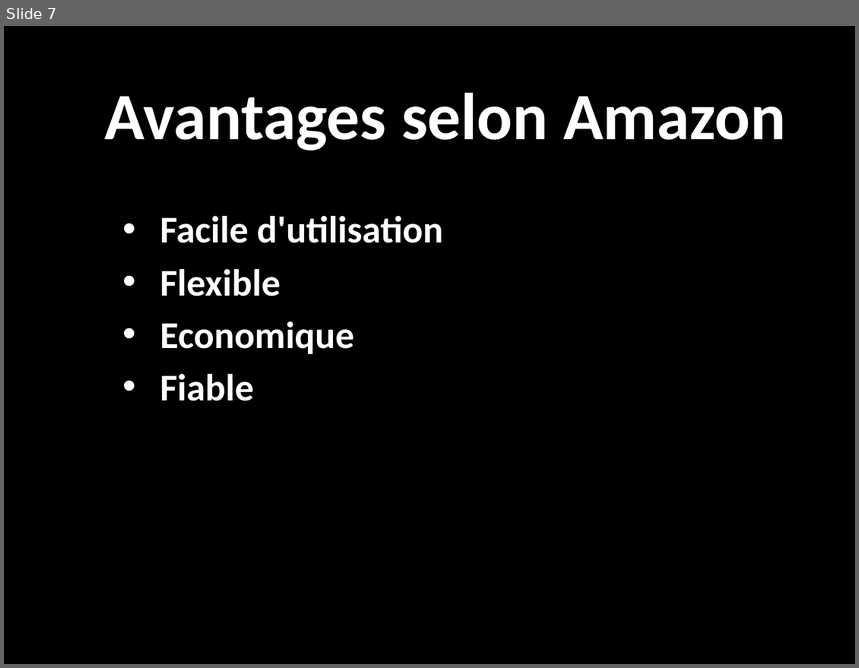
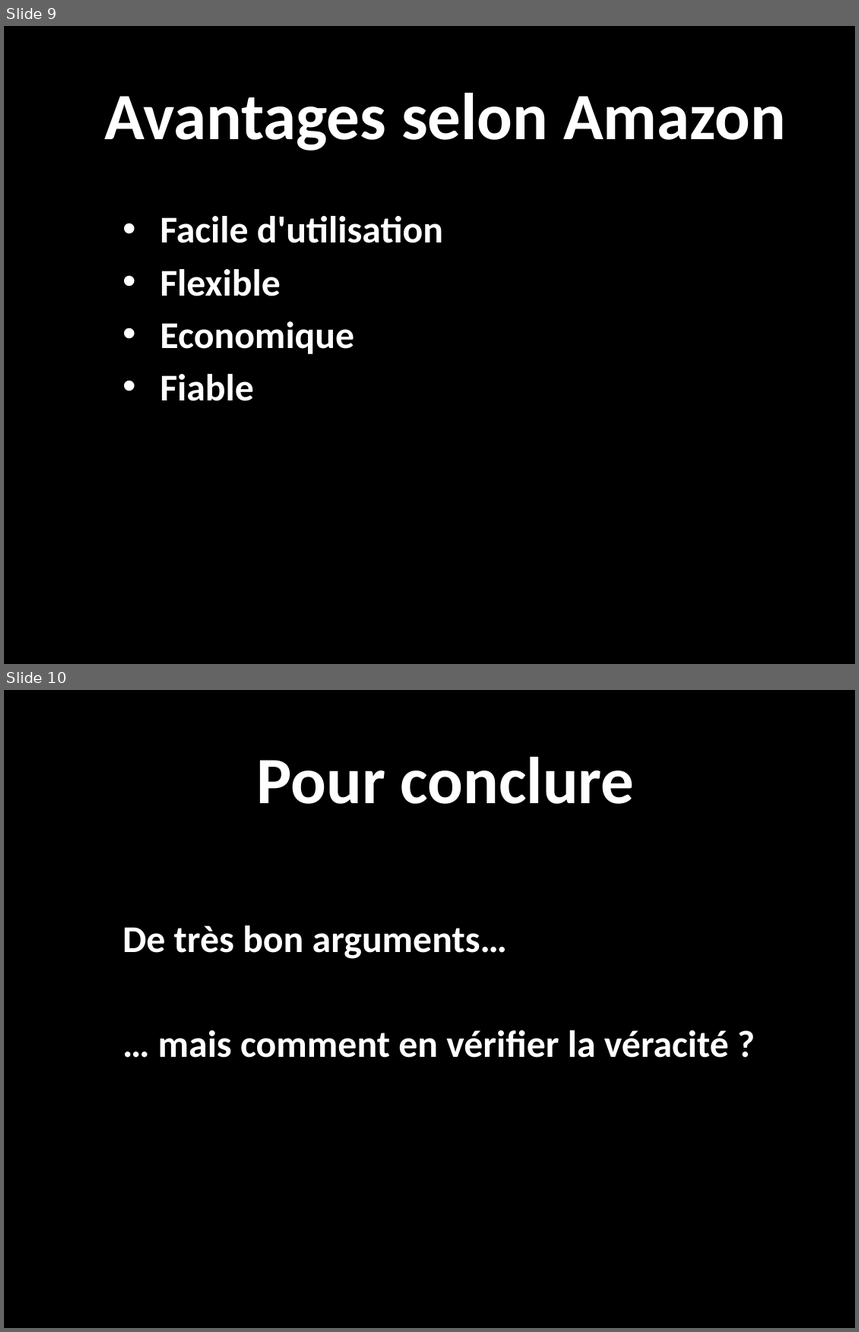
Before and after one commit to romfret/TLC, a slide deck: AWS - Media Hosting.pptx. Shown one above the other, each under a label of ours: slide 7 before the commit, slides 9 and 10 after it. The pictures are 859x668 and 859x1332 pixels, drawn with LibreOffice and Linux fonts; fonts in the diff are those of the drawing; background and template pictures are left out. Boxes give left, top, right and bottom in pixels: in the first picture for what was removed or moved away, otherwise in the second. Text is boxed around its words. In the diff, an @@ line names an element or a change of style, - is before the commit and + after.

```diff
--- a/AWS - Media Hosting.pptx
+++ b/AWS - Media Hosting.pptx
@@ slide 10 added at [4,690,855,1328], background picture (left out) @@
@@ title added at [257,757,635,804], 56 pt, text #FFFFFF, bold @@
+Pour conclure
@@ text added at [123,926,729,1058], 32 pt, text #FFFFFF, bold @@
+  De très bon arguments…
+  … mais comment en vérifier la véracité ?
@@ what was slide 7 is now slide 9 @@
```
Also in this commit, not shown: 3 slides changed, 2 other slides added.
